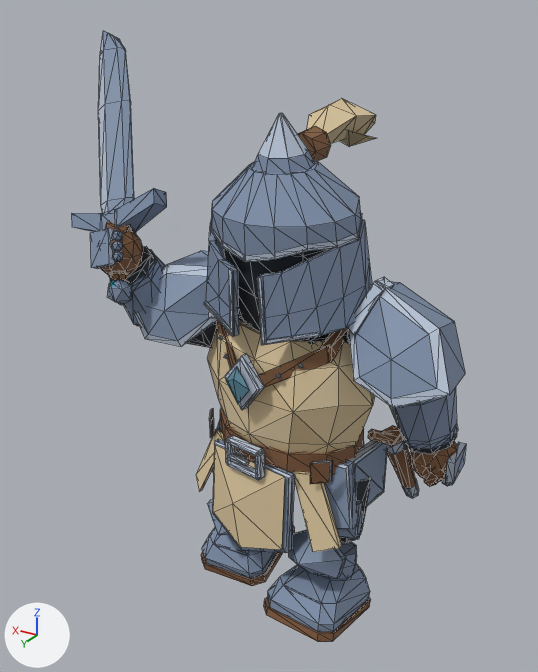
What one commit did to the glTF model assets/models/warriors/warrior_guard.glb.
Both versions are drawn from a 50 mm lens placed at (-0.771, 1.384, 1.376), pointed at (0.086, -0.043, 0.663). Arrows for +X, +Y and +Z are at lower left; the lights stay in place. The picture after the commit comes second. Mesh edges are drawn as thin lines. Where no turn or scale is listed for an object, it has been applied to the vertices. Vertices at exactly the same position are counted once.

The first picture shows 'Arm.L', 'Arm.R', 'Body', 'Head', 'Leg.L', 'Leg.R', 'Sword'.
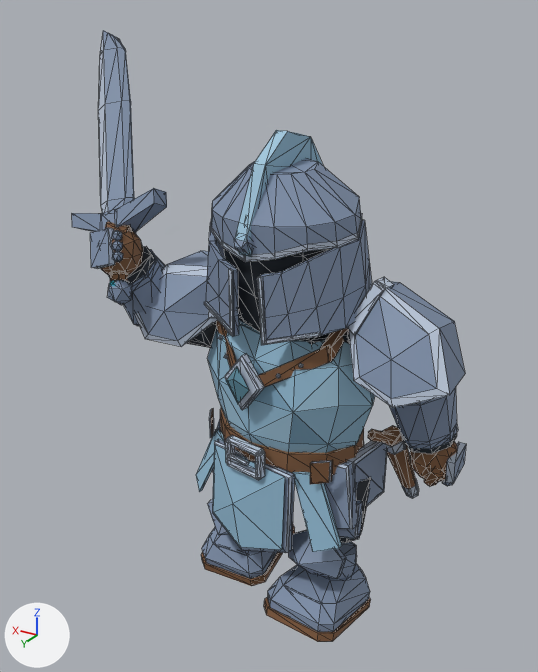
Pixel boxes (x1, y1, x2, y2) of what changed, in the pictures (538 x 672 px):
'Head', reshaped (13% shorter): before (204, 98, 376, 345); after (204, 130, 372, 345)
part 1 of me_under_tunic, recoloured (beige to blue): (196, 320, 375, 552) in both
part 2 of me_under_tunic, recoloured (beige to blue): (219, 343, 352, 444) in both
part 3 of me_under_tunic, recoloured (beige to blue): (254, 360, 336, 453) in both
part 4 of me_helmet_crown_panels, added (blue): after (235, 130, 323, 257)
part 5 of me_helmet_crown_panels, deleted: before (253, 113, 314, 173)
part 6 of me_helmet_crown_panels, deleted (brown): before (298, 126, 331, 161)
part 7 of me_helmet_crown_panels, deleted (beige): before (307, 98, 376, 143)
part 8 of me_helmet_crown_panels, deleted: before (339, 130, 376, 147)
part 9 of me_helmet_crown_panels, added (mostly hidden): after (234, 238, 254, 253)

Diff of the bpy script that builds the scene:
```diff
--- a/assets/models/warriors/warrior_guard.glb.py
+++ b/assets/models/warriors/warrior_guard.glb.py
@@ mat_09___pale_blue_planes_light @@
+mat_09___pale_blue_planes_light = principled_material('09 - pale blue planes light')
+mat_09___pale_blue_planes_light.base_color = (0.355, 0.565, 0.715)  # blue #a1c6dc
+mat_09___pale_blue_planes_light.roughness = 0.8
@@ mat_04___pale_blue_surcoat @@
+mat_04___pale_blue_surcoat = principled_material('04 - pale blue surcoat')
+mat_04___pale_blue_surcoat.base_color = (0.277, 0.474, 0.625)  # blue #90b7cf
+mat_04___pale_blue_surcoat.roughness = 0.8
@@ mat_10___pale_blue_planes_shadow @@
+mat_10___pale_blue_planes_shadow = principled_material('10 - pale blue planes shadow')
+mat_10___pale_blue_planes_shadow.base_color = (0.185, 0.345, 0.475)  # blue #779fb7
+mat_10___pale_blue_planes_shadow.roughness = 0.8
@@ me_under_tunic @@
 me_under_tunic.from_pydata(...)  # 545 vertices, 935 faces; spans x -0.268..0.241, y -0.229..0.197, z -0.247..0.37
 # used by ob_body; location = (0.0, 0.0, 0.443)
+# me_under_tunic part 1: all 136 faces that had it switch from mat_04___ivory_tabard (beige #dac49d) to mat_04___pale_blue_surcoat (blue #90b7cf)
+# me_under_tunic part 2: all 9 faces that had it switch from mat_09___ivory_planes_light (beige #e3cfa9) to mat_09___pale_blue_planes_light (blue #a1c6dc)
+# me_under_tunic part 3: all 16 faces that had it switch from mat_10___ivory_planes_shadow (beige #ceb78e) to mat_10___pale_blue_planes_shadow (blue #779fb7)
 me_under_tunic.materials.append(mat_03___shadow___undersuit)
@@ me_helmet_crown_panels @@
 # used by ob_head; location = (0.0, 0.0, 0.753)
-me_helmet_crown_panels.from_pydata(...)  # 259 vertices, 470 faces; spans x -0.197..0.197, y -0.309..0.176, z -0.016..0.453
+me_helmet_crown_panels.from_pydata(...)  # 242 vertices, 428 faces; spans x -0.197..0.197, y -0.156..0.192, z -0.016..0.411
+# me_helmet_crown_panels part 4: a new loose piece of 20 vertices spanning x -0.026..0.03, y -0.134..0.185, z 0.18..0.411
+# me_helmet_crown_panels part 5: the loose piece of 24 vertices spanning x -0.069..0.075, y -0.031..0.1, z 0.323..0.445 is deleted
+# me_helmet_crown_panels part 6: the loose piece of 16 vertices spanning x -0.045..0.033, y -0.091..-0.025, z 0.328..0.407 is deleted
+# me_helmet_crown_panels part 7: the loose piece of 14 vertices spanning x -0.088..0.044, y -0.309..-0.073, z 0.361..0.453 is deleted
+# me_helmet_crown_panels part 8: the loose piece of 7 vertices spanning x -0.067..0.019, y -0.3..-0.153, z 0.346..0.393 is deleted
+# me_helmet_crown_panels part 9
+# 24 vertices are added at x -0.032..0.035, y -0.145..0.192, z 0.171..0.284
+# 40 new faces join them, mat_01___blue_steel (greyish blue #8293ac)
 me_helmet_crown_panels.materials.append(mat_01___blue_steel)
@@ me_helmet_crown_panels @@
 me_helmet_crown_panels.materials.append(mat_03___shadow___undersuit)
-me_helmet_crown_panels.materials.append(mat_05___chestnut_leather)  # brown #815b3d
-me_helmet_crown_panels.materials.append(mat_04___ivory_tabard)  # beige #dac49d
-me_helmet_crown_panels.materials.append(mat_10___ivory_planes_shadow)  # beige #ceb78e
+me_helmet_crown_panels.materials.append(mat_04___pale_blue_surcoat)  # blue #90b7cf
+me_helmet_crown_panels.materials.append(mat_09___pale_blue_planes_light)  # blue #a1c6dc
```
